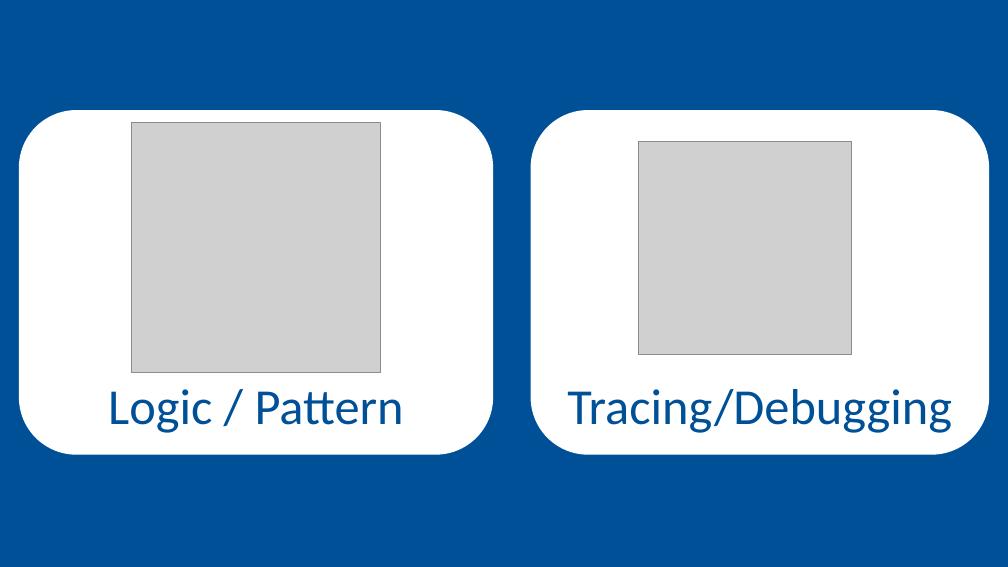
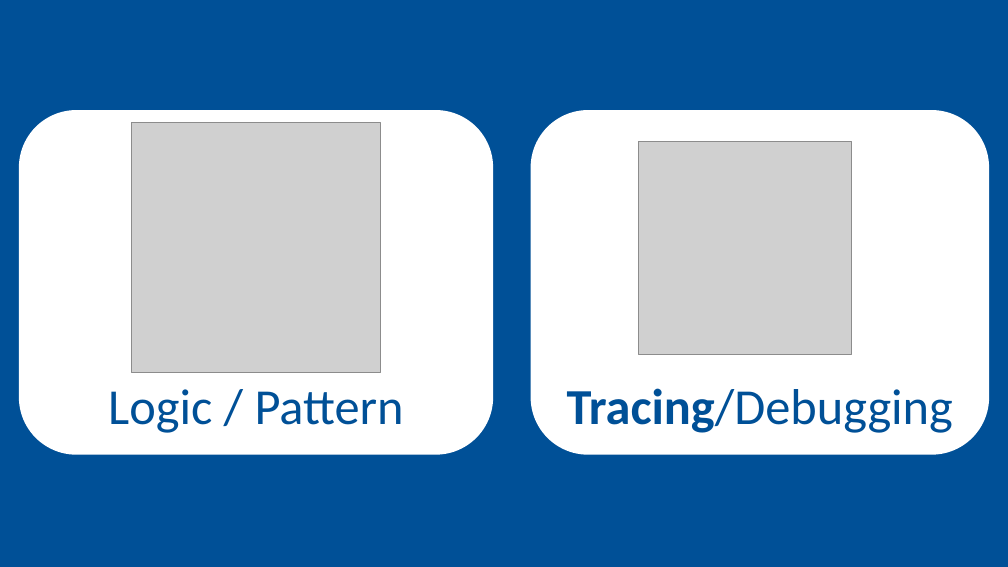
Before and after one commit to reach2arunprakash/python3, a slide deck: slide 6 of Opener/Python in 20 mins.pptx. Drawn at 1008x567 pixels with LibreOffice and Linux fonts; fonts in the diff are those of the drawing; grey boxes stand for pictures. Boxes give left, top, right and bottom in pixels: in the first picture for what was removed or moved away, otherwise in the second. Text is boxed around its words. In the diff, an @@ line names an element or a change of style, - is before the commit and + after.

```diff
--- a/Opener/Python in 20 mins.pptx
+++ b/Opener/Python in 20 mins.pptx
@@ rounded rectangle "Tracing/Debugging" at [531,110,989,455]: bold on in "Tracing/Debugging" @@
```
Also in this commit, not shown: 5 other slides changed, 2 slides added.
